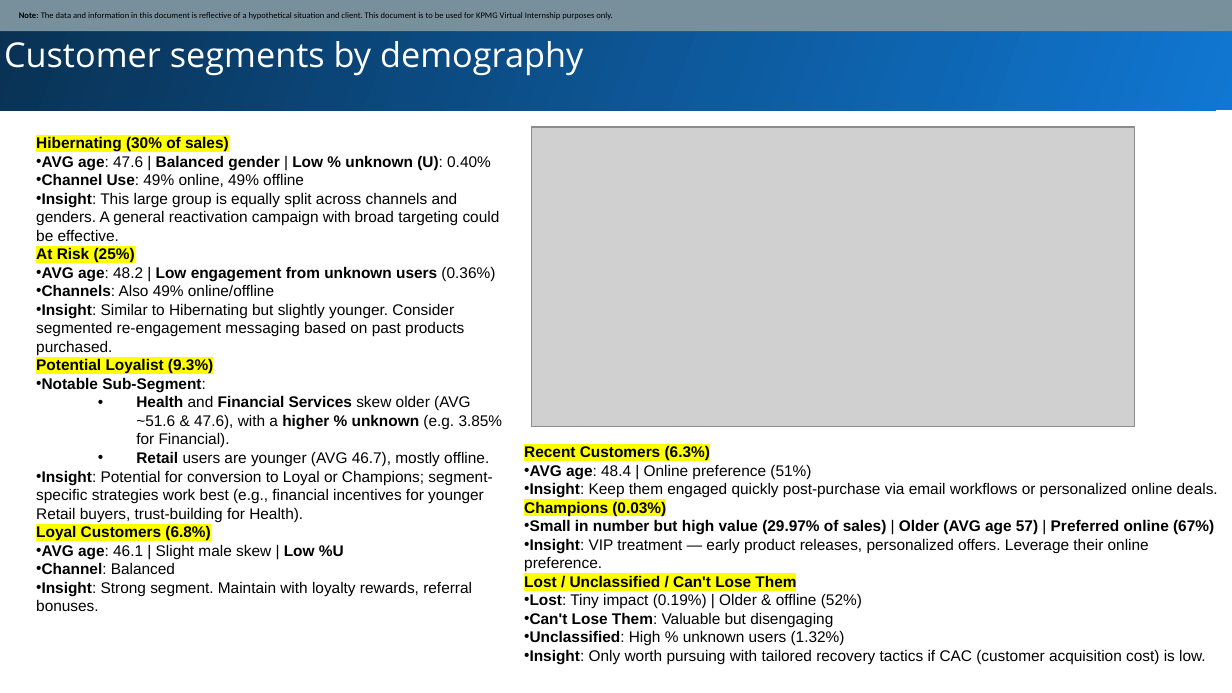
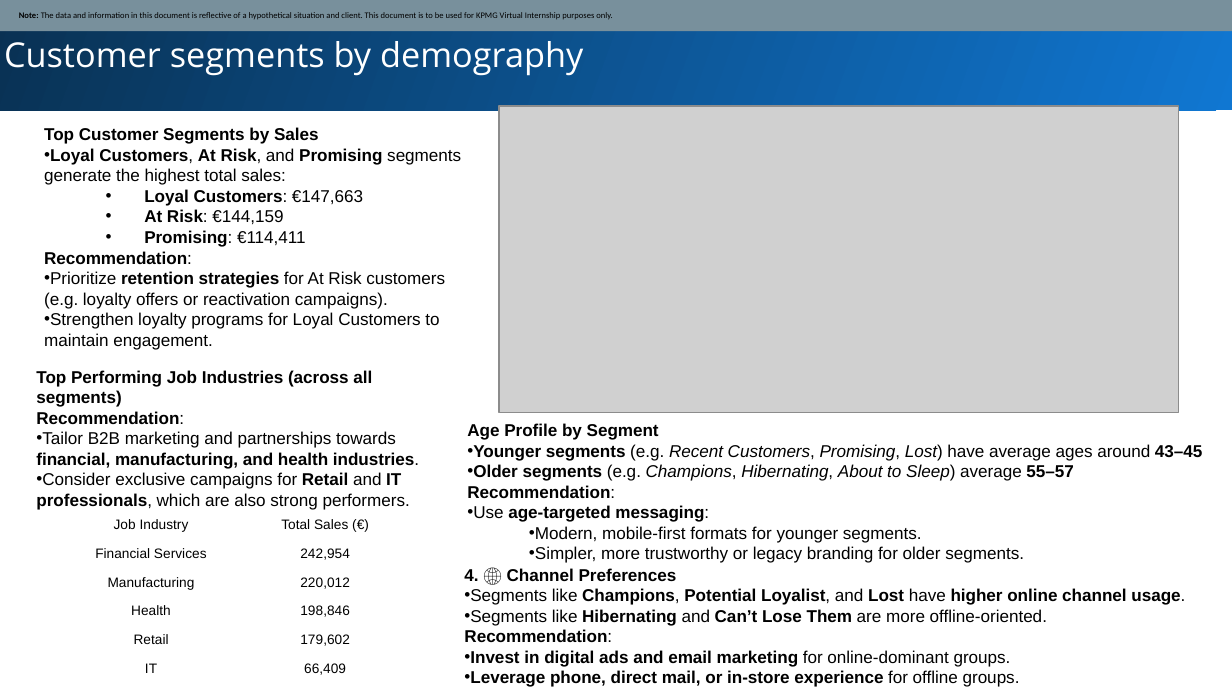
Before and after one commit to Tramnddle/KPMG-Data-Analytics-Virtual-internship, a slide deck: slide 8 of Module_3_ Tram Nguyen _ KPMG virtual internship program.pptx. Drawn at 1232x693 pixels with LibreOffice and Linux fonts; fonts in the diff are those of the drawing; grey boxes stand for pictures. Boxes give left, top, right and bottom in pixels: in the first picture for what was removed or moved away, otherwise in the second. Text is boxed around its words. In the diff, an @@ line names an element or a change of style, - is before the commit and + after.

```diff
--- a/Module_3_ Tram Nguyen _ KPMG virtual internship program.pptx
+++ b/Module_3_ Tram Nguyen _ KPMG virtual internship program.pptx
@@ picture: place and size @@
-picture at (531,127,1135,426)
+picture at (499,106,1178,413)
@@ text removed at (36,136,503,611) @@
-Hibernating (30% of sales)
-• AVG age: 47.6 | Balanced gender | Low % unknown (U): 0.40%
-• Channel Use: 49% online, 49% offline
-• Insight: This large group is equally split across channels and genders. A general reactivation campaign with broad targeting could be effective.
-At Risk (25%)
-• AVG age: 48.2 | Low engagement from unknown users (0.36%)
-• Channels: Also 49% online/offline
-• Insight: Similar to Hibernating but slightly younger. Consider segmented re-engagement messaging based on past products purchased.
-Potential Loyalist (9.3%)
-• Notable Sub-Segment:
-  • Health and Financial Services skew older (AVG ~51.6 & 47.6), with a higher % unknown (e.g. 3.85% for Financial).
-  • Retail users are younger (AVG 46.7), mostly offline.
-• Insight: Potential for conversion to Loyal or Champions; segment-specific strategies work best (e.g., financial incentives for younger Retail buyers, trust-building for Health).
-Loyal Customers (6.8%)
-• AVG age: 46.1 | Slight male skew | Low %U
-• Channel: Balanced
-• Insight: Strong segment. Maintain with loyalty rewards, referral bonuses.
@@ text added at (44,127,461,350), 10 pt, text #000000 @@
+Top Customer Segments by Sales
+• Loyal Customers, At Risk, and Promising segments generate the highest total sales:
+  • Loyal Customers: €147,663
+  • At Risk: €144,159
+  • Promising: €114,411
+Recommendation:
+• Prioritize retention strategies for At Risk customers (e.g. loyalty offers or reactivation campaigns).
+• Strengthen loyalty programs for Loyal Customers to maintain engagement.
@@ text added at (36,370,419,510), 10 pt, text #000000, bold @@
+Top Performing Job Industries (across all segments)
+Recommendation:
+• Tailor B2B marketing and partnerships towards financial, manufacturing, and health industries.
+• Consider exclusive campaigns for Retail and IT professionals, which are also strong performers.
@@ text added at (467,423,1202,563), 10 pt, text #000000 @@
+Age Profile by Segment
+• Younger segments (e.g. Recent Customers, Promising, Lost) have average ages around 43–45
+• Older segments (e.g. Champions, Hibernating, About to Sleep) average 55–57
+Recommendation:
+• Use age-targeted messaging:
+  • Modern, mobile-first formats for younger segments.
+  • Simpler, more trustworthy or legacy branding for older segments.
@@ text removed at (524,445,1218,664) @@
-Recent Customers (6.3%)
-• AVG age: 48.4 | Online preference (51%)
-• Insight: Keep them engaged quickly post-purchase via email workflows or personalized online deals.
-Champions (0.03%)
-• Small in number but high value (29.97% of sales) | Older (AVG age 57) | Preferred online (67%)
-• Insight: VIP treatment — early product releases, personalized offers. Leverage their online preference.
-Lost / Unclassified / Can't Lose Them
-• Lost: Tiny impact (0.19%) | Older & offline (52%)
-• Can't Lose Them: Valuable but disengaging
-• Unclassified: High % unknown users (1.32%)
-• Insight: Only worth pursuing with tailored recovery tactics if CAC (customer acquisition cost) is low.
@@ table added at (64,510,411,683), 6 rows, 2 columns @@
+Job Industry | Total Sales (€)
+Financial Services | 242,954
+Manufacturing | 220,012
+Health | 198,846
+Retail | 179,602
+IT | 66,409
@@ text added at (464,568,1185,687), 10 pt, text #000000, bold @@
+4. 🌐 Channel Preferences
+• Segments like Champions, Potential Loyalist, and Lost have higher online channel usage.
+• Segments like Hibernating and Can’t Lose Them are more offline-oriented.
+Recommendation:
+• Invest in digital ads and email marketing for online-dominant groups.
+• Leverage phone, direct mail, or in-store experience for offline groups.
```
